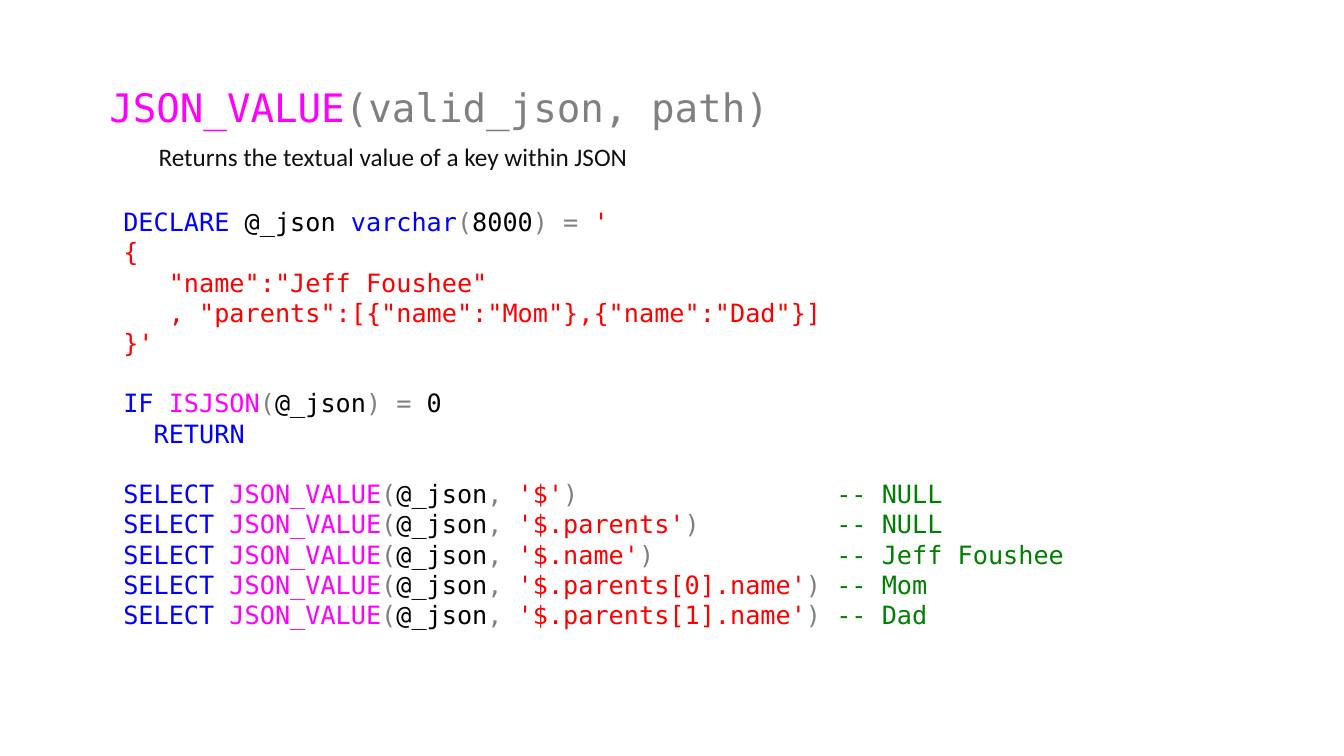
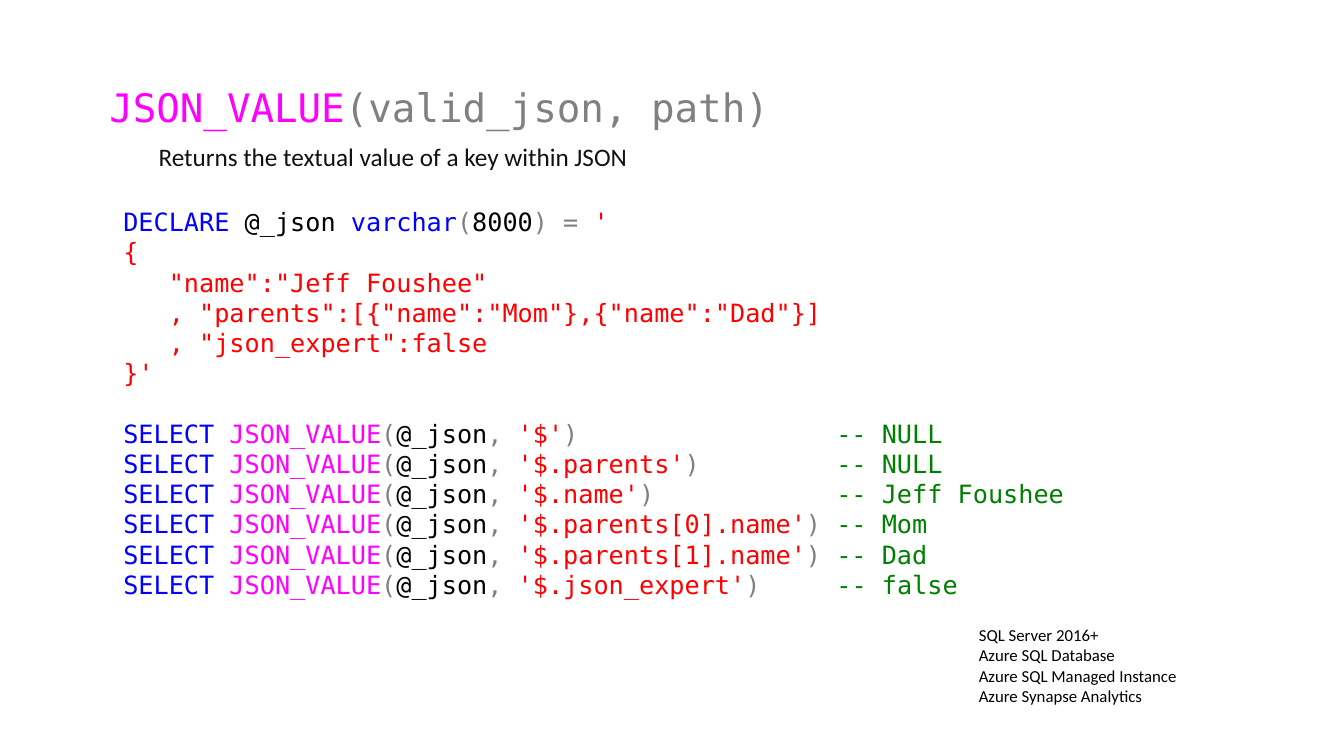
Before and after one commit to jbfoushee/MyPresentations, a slide deck: slide 12 of TSQL_JSON_Operators/TSQL_JSON_Operators.pptx (slide 10 before the commit). Drawn at 1344x756 pixels with LibreOffice and Linux fonts; fonts in the diff are those of the drawing. Boxes give left, top, right and bottom in pixels: in the first picture for what was removed or moved away, otherwise in the second. Text is boxed around its words. In the diff, an @@ line names an element or a change of style, - is before the commit and + after.

```diff
--- a/TSQL_JSON_Operators/TSQL_JSON_Operators.pptx
+++ b/TSQL_JSON_Operators/TSQL_JSON_Operators.pptx
@@ text at box(199, 332, 487, 358): paragraph added @@
+, "json_expert":false
@@ text at box(123, 393, 442, 444): paragraphs removed @@
-IF ISJSON(@_json) = 0
-RETURN
@@ text at box(123, 574, 958, 600): paragraph added @@
+SELECT JSON_VALUE(@_json, '$.json_expert') -- false
@@ text added at box(979, 629, 1176, 705), 12 pt, text #000000 @@
+SQL Server 2016+
+Azure SQL Database
+Azure SQL Managed Instance
+Azure Synapse Analytics
```
Also in this commit, not shown: 5 other slides changed, 12 slides added, 6 other files.
